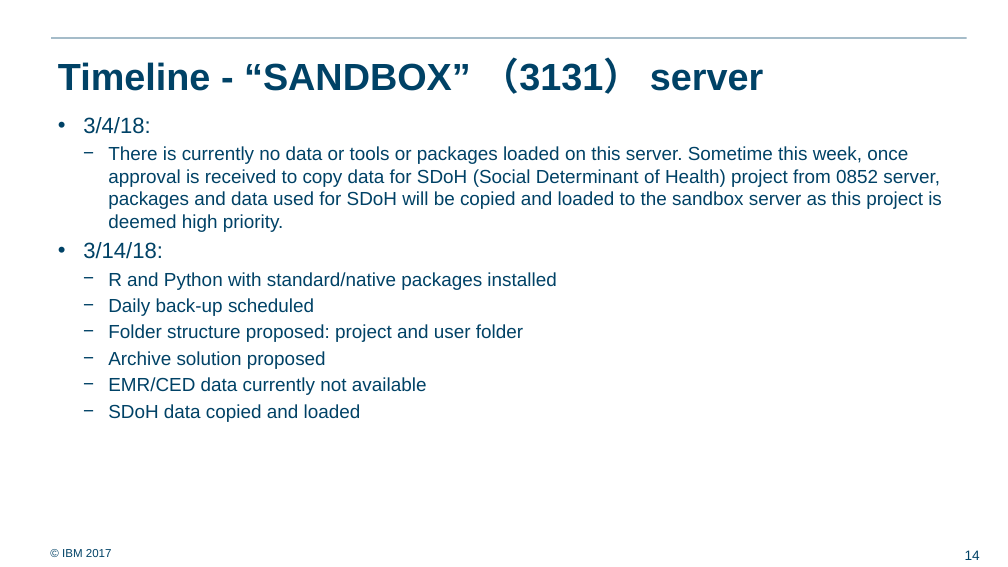
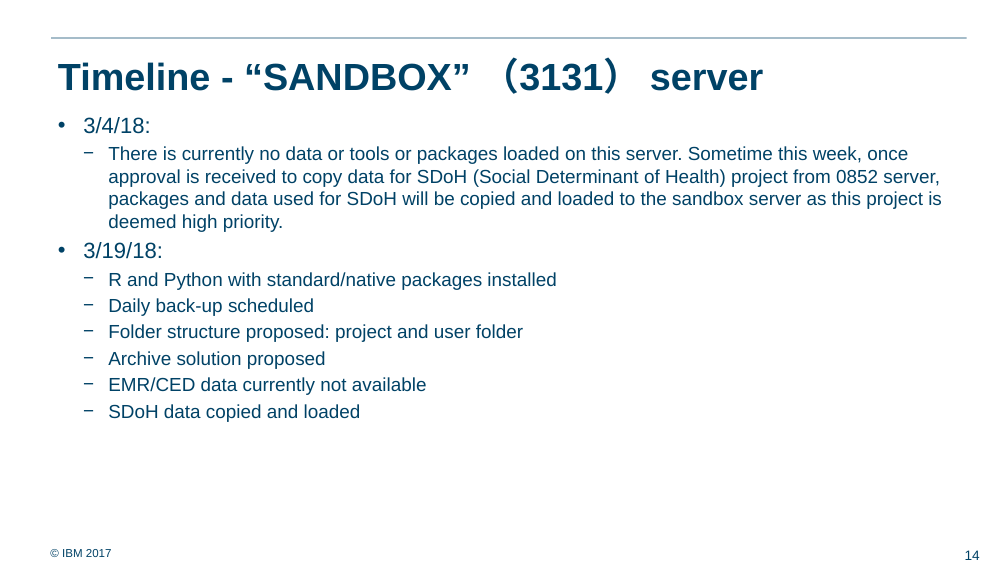
Before and after one commit to ralf0615/Analytics_project_backlog, a slide deck: slide 14 of Stage_2/Analytics Server, Data Management & Storage_v3.pptx. Drawn at 1008x567 pixels with LibreOffice and Linux fonts; fonts in the diff are those of the drawing; background and template pictures are left out. Boxes give left, top, right and bottom in pixels: in the first picture for what was removed or moved away, otherwise in the second. Text is boxed around its words. In the diff, an @@ line names an element or a change of style, - is before the commit and + after.

```diff
--- a/Stage_2/Analytics Server, Data Management & Storage_v3.pptx
+++ b/Stage_2/Analytics Server, Data Management & Storage_v3.pptx
@@ text at bbox=[83, 242, 163, 259]: text changed @@
-• 3/14/18:
+• 3/19/18:
```
Also in this commit, not shown: 1 other slide changed, 1 slide removed, 1 other file.
